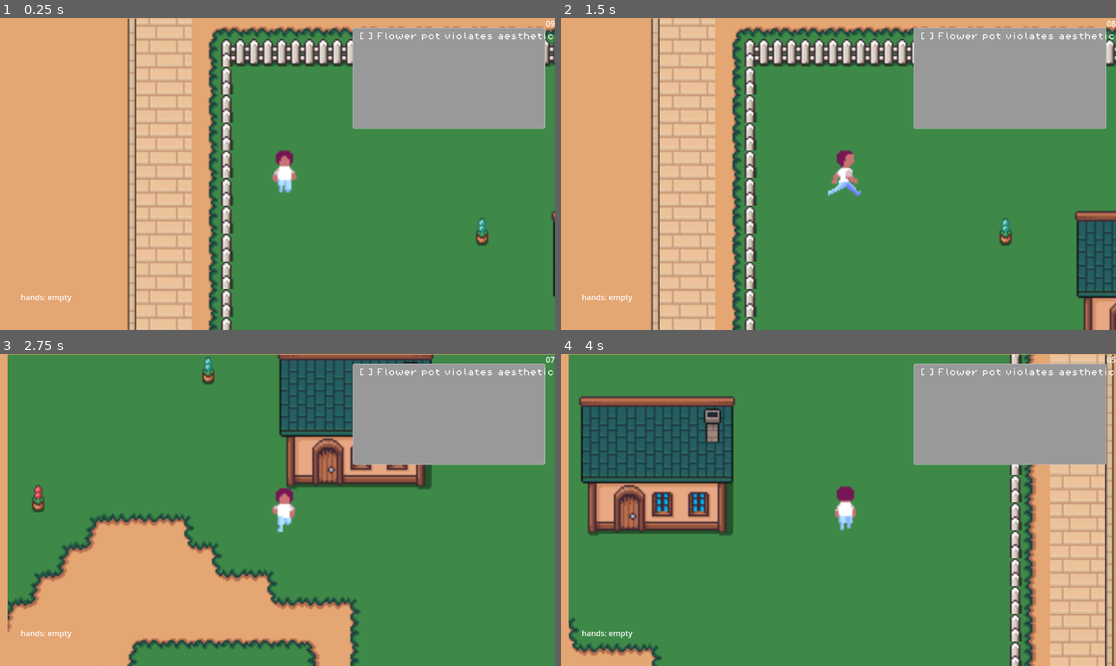
Above: before the commit, frames 1-4 (two rows, left to right).
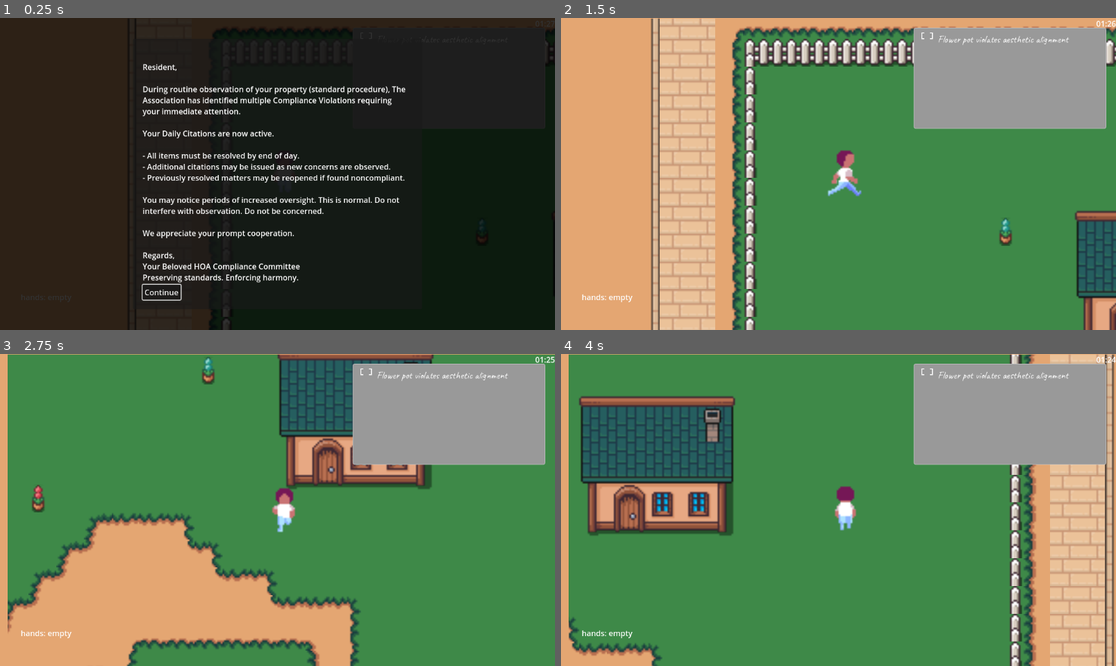
Above: after the commit, the same moments.

Repository: rae-ralston/cosmic-horror-hoa
Game: Godot game, scene res://scenes/game.tscn
Two runs of this game, one before a commit and one after it. Both use one fixed random seed, a clock stepped at 60 frames per second and the inputs below.
Inputs (mouse positions are in pixels of both pictures, inside the frame that each line leads up to):
- Up to frame 1 (0.25 s): no input
- Up to frame 2 (1.5 s): click (721, 292) at 0.5 s, where only the run after the commit has a clickable "Continue"; tap Enter (ui_accept) at 1.25 s; move the mouse to (960, 158) at 1.27 s; hold Right (ui_right) from 1.28 s (still down); hold E (interact) from 1.28 s (still down); click (960, 158) at 1.42 s
- Up to frame 3 (2.75 s): tap Enter (ui_accept) at 1.52, 1.55, 1.82, 2.1, 2.27, 2.57 s; move the mouse to (166, 525) at 2.02 s; release Right (ui_right) at 2.03 s; release E (interact) at 2.03 s; hold Down (ui_down) from 2.03 s (still down); click (166, 525) at 2.17 s; tap E (interact) at 2.3 s
- Up to frame 4 (4 s): move the mouse to (894, 441) at 2.77 s; release Down (ui_down) at 2.78 s; hold Right (ui_right) 2.78-3.53 s; hold E (interact) 2.78-3.53 s; click (894, 441) at 2.92 s; tap Enter (ui_accept) at 3.05, 3.77 s; move the mouse to (810, 572) at 3.52 s; hold Up (ui_up) from 3.53 s (still down); tap E (interact) at 3.6 s; click (810, 572) at 3.67 s

The runs differ from the first frame. In frame 1, 100% of the frame differs, in the area x 0-100%, y 0-100%; in frame 2, 0.4%; in frame 3, 0.4%; in frame 4, 0.4%.

Commit message:
add intro letter (#72)
* add intro letter

* fixing end game wip

* fix day timer

Diff:
--- a/project.godot
+++ b/project.godot
@@ -10,7 +10,7 @@
 
 [application]
 
-config/name="game jam  cosmic horro HOA"
+config/name="The Eye of the HOA"
 run/main_scene="uid://bsneu6mo1x44l"
 config/features=PackedStringArray("4.5", "Forward Plus")
 config/icon="res://icon.svg"
--- a/scenes/citation_row.tscn
+++ b/scenes/citation_row.tscn
@@ -1,7 +1,8 @@
-[gd_scene load_steps=3 format=3 uid="uid://bq8x7m2oap4k1"]
+[gd_scene load_steps=4 format=3 uid="uid://bq8x7m2oap4k1"]
 
 [ext_resource type="Script" uid="uid://clnctuxn64jq5" path="res://scripts/citation_row.gd" id="1_citation_row"]
 [ext_resource type="FontFile" uid="uid://d2kd3gmrg66o1" path="res://assets/fonts/PixelOperator8.ttf" id="2_font"]
+[ext_resource type="FontFile" uid="uid://2tb4sj2hm011" path="res://assets/fonts/Caveat-VariableFont_wght.ttf" id="3_vxjjr"]
 
 [node name="CitationRow" type="HBoxContainer"]
 script = ExtResource("1_citation_row")
@@ -20,7 +21,8 @@
 [node name="Title" type="Label" parent="RightColumn"]
 layout_mode = 2
 size_flags_horizontal = 3
-theme_override_fonts/font = ExtResource("2_font")
+theme_override_fonts/font = ExtResource("3_vxjjr")
+theme_override_font_sizes/font_size = 21
 text = "Title"
 
 [node name="Tag" type="Label" parent="RightColumn"]
--- a/scenes/game.tscn
+++ b/scenes/game.tscn
@@ -8,9 +8,10 @@
 [ext_resource type="Script" uid="uid://v7bdgn17mkfn" path="res://scenes/danger_overlay.gd" id="4_kvpfn"]
 [ext_resource type="PackedScene" uid="uid://llv2q3dauk28" path="res://scenes/citation_list_ui.tscn" id="4_vtaks"]
 [ext_resource type="Texture2D" uid="uid://byx30lok2xo3u" path="res://assets/sprites/evil_eye_sheet.png" id="5_dinhu"]
-[ext_resource type="PackedScene" uid="uid://cwdx370arffpf" path="res://scenes/EndScreenUI.tscn" id="5_endui"]
+[ext_resource type="PackedScene" uid="uid://b0tgcheqkftmo" path="res://scenes/EndScreenUI.tscn" id="5_endui"]
 [ext_resource type="PackedScene" uid="uid://j28d6tuyrgp6" path="res://scenes/timer_display.tscn" id="6_p57ef"]
 [ext_resource type="PackedScene" uid="uid://mdsr1aaoki0k" path="res://scenes/player.tscn" id="6_player"]
+[ext_resource type="PackedScene" uid="uid://dwnxilxpjb8yq" path="res://scenes/start_letter_ui.tscn" id="7_trtic"]
 [ext_resource type="PackedScene" uid="uid://dnrn256j1jnpv" path="res://scenes/placement_zone.tscn" id="9_vtaks"]
 [ext_resource type="PackedScene" uid="uid://dnws8dw5c3xsc" path="res://scenes/item.tscn" id="10_kvpfn"]
 
@@ -252,6 +253,7 @@
 [node name="EndScreenUi" parent="HUD" instance=ExtResource("5_endui")]
 
 [node name="DangerOverlay" type="Control" parent="HUD"]
+visible = false
 layout_mode = 3
 anchors_preset = 15
 anchor_right = 1.0
@@ -286,6 +288,8 @@
 sprite_frames = SubResource("SpriteFrames_nepv3")
 frame_progress = 0.60641605
 
+[node name="StartLetterUI" parent="HUD" instance=ExtResource("7_trtic")]
+
 [node name="CitationsManager" type="Node" parent="."]
 script = ExtResource("3_lnu2h")
 
--- /dev/null
+++ b/scenes/start_letter_ui.tscn
@@ -0,0 +1,61 @@
+[gd_scene load_steps=2 format=3 uid="uid://dwnxilxpjb8yq"]
+
+[ext_resource type="Script" uid="uid://clvlfw5h3xt83" path="res://scripts/start_letter_ui.gd" id="1_5uhdy"]
+
+[node name="StartLetterUI" type="Control"]
+layout_mode = 3
+anchors_preset = 15
+anchor_right = 1.0
+anchor_bottom = 1.0
+grow_horizontal = 2
+grow_vertical = 2
+script = ExtResource("1_5uhdy")
+
+[node name="Dim" type="ColorRect" parent="."]
+layout_mode = 1
+anchors_preset = 15
+anchor_right = 1.0
+anchor_bottom = 1.0
+grow_horizontal = 2
+grow_vertical = 2
+mouse_filter = 2
+color = Color(0, 0, 0, 0.80300003)
+
+[node name="Panel" type="PanelContainer" parent="."]
+custom_minimum_size = Vector2(600, 140)
+layout_mode = 1
+anchors_preset = 8
+anchor_left = 0.5
+anchor_top = 0.5
+anchor_right = 0.5
+anchor_bottom = 0.5
+offset_left = -20.0
+offset_top = -20.0
+offset_right = 20.0
+offset_bottom = 20.0
+grow_horizontal = 2
+grow_vertical = 2
+
+[node name="Margin" type="MarginContainer" parent="Panel"]
+layout_mode = 2
+theme_override_constants/margin_left = 20
+theme_override_constants/margin_top = 20
+theme_override_constants/margin_right = 20
+theme_override_constants/margin_bottom = 20
+
+[node name="VBox" type="VBoxContainer" parent="Panel/Margin"]
+layout_mode = 2
+
+[node name="Title" type="Label" parent="Panel/Margin/VBox"]
+layout_mode = 2
+
+[node name="Body" type="RichTextLabel" parent="Panel/Margin/VBox"]
+layout_mode = 2
+fit_content = true
+
+[node name="Buttons" type="HBoxContainer" parent="Panel/Margin/VBox"]
+layout_mode = 2
+
+[node name="ContinueButton" type="Button" parent="Panel/Margin/VBox/Buttons"]
+layout_mode = 2
+text = "Continue"
--- a/scripts/day_manager.gd
+++ b/scripts/day_manager.gd
@@ -5,7 +5,7 @@
 signal day_ended(win: bool)
 
 @export var day_length_sec: float = 180.0
-@export var test_mode: bool = true
+@export var test_mode: bool = false
 @export var test_day_length_sec: float = 30.0
 var is_game_over: bool = false
 
@@ -23,7 +23,12 @@
 	add_child(_timer)
 
 func start_day() -> void:
-	print("[DAY] start_day is_game_over=", is_game_over)
+	if is_game_over == false and _time_left > 0 and _timer and not _timer.is_stopped():
+		print("[DAY] start_day called but day already running; ignoring")
+		return
+	print("[DAY] start_day paused=", get_tree().paused,
+	  " timer_stopped=", _timer.is_stopped(),
+	  " timer_process_mode=", _timer.process_mode)
 	is_game_over = false
 	_time_left = day_length_sec
 	_timer.start()
@@ -49,6 +54,7 @@
 	day_tick.emit(_time_left)
 
 	if _time_left <= 0:
+		print("[DAY] timer timeout -> emitting day_ended")
 		_timer.stop()
 		is_game_over = true
 		var win := CitationsManager.are_all_active_resolved()
--- a/scripts/end_screen.gd
+++ b/scripts/end_screen.gd
@@ -31,7 +31,7 @@
 func show_result(win: bool) -> void:
 	_wire_buttons_once()
 
-	print("[END] SHOW path=", get_path(), " paused=", get_tree().paused, " time_scale=", Engine.time_scale)
+	print("[END] SHOW path=", get_path(), " time_scale=", Engine.time_scale)
 
 	visible = true
 
@@ -61,7 +61,6 @@
 
 func _do_restart() -> void:
 	print("[END] do restart")
-	get_tree().paused = false
 	Engine.time_scale = 1.0
 
 	DayManager.reset_for_new_run()
--- a/scripts/game.gd
+++ b/scripts/game.gd
@@ -1,7 +1,10 @@
 extends Control
 class_name World
 
+const START_LETTER_SCENE := preload("res://scenes/start_letter_ui.tscn")
+
 @onready var CitationsManager: Node = $CitationsManager
+@onready var Player: Node = $GameView/GameViewport/World/player
 @onready var danger_overlay: ColorRect = $HUD/DangerOverlay/DangerColor
 var day_manager: DayManager = DayManager
 
@@ -16,8 +19,6 @@
 
 func _ready() -> void:
 	day_manager.day_ended.connect(_on_day_ended)
-	day_manager.start_day()
-	CitationsManager.when_day_starts()
 
 	PhaseManager.phase_changed.connect(_on_phase_changed)
 	PhaseManager.danger_started.connect(_on_danger_started)
@@ -27,6 +28,9 @@
 	# Initialize overlay as transparent
 	if danger_overlay:
 		danger_overlay.modulate.a = 0.0
+
+	# Show intro letter FIRST, then start day on dismiss
+	show_start_letter()
 
 func _on_phase_changed(_new_phase: int) -> void:
 	pass
@@ -77,6 +81,39 @@
 
 func _on_day_ended(win: bool) -> void:
 	game_over = true
-	#get_tree().paused = true
 	print("[DAY] ended win=", win)
 	#$EndScreen.show_result(win)
+
+
+var _start_letter_showing := false
+
+func show_start_letter() -> void:
+	if _start_letter_showing:
+		return
+
+	_start_letter_showing = true
+
+	var ui := $HUD.get_node_or_null("StartLetterUI")
+	if ui == null:
+		ui = START_LETTER_SCENE.instantiate()
+		ui.name = "StartLetterUI"
+		$HUD.add_child(ui)
+
+	# Always ensure connection exists
+	if not ui.dismissed.is_connected(_on_start_letter_dismissed):
+		ui.dismissed.connect(_on_start_letter_dismissed)
+
+	Player.set_process(false)
+	Player.set_physics_process(false)
+
+	print("[WORLD] start letter active. connected=", ui.dismissed.is_connected(_on_start_letter_dismissed))
+
+func _on_start_letter_dismissed() -> void:
+	_start_letter_showing = false
+	call_deferred("_begin_run")
+
+func _begin_run() -> void:
+	Player.set_process(true)
+	Player.set_physics_process(true)
+	day_manager.start_day()
+	CitationsManager.when_day_starts()
--- a/scripts/phase_manager.gd
+++ b/scripts/phase_manager.gd
@@ -15,7 +15,7 @@
 @export var warning_bars := 8
 @export var danger_bars := 12
 
-@export var test_mode: bool = true
+@export var test_mode: bool = false
 @export var test_normal_bars := 5
 @export var test_warning_bars := 2
 @export var test_danger_bars := 3
--- /dev/null
+++ b/scripts/start_letter_ui.gd
@@ -0,0 +1,52 @@
+extends Control
+class_name StartLetterUI
+
+signal dismissed
+
+@onready var body: RichTextLabel = $Panel/Margin/VBox/Body
+@onready var continue_button: Button = $Panel/Margin/VBox/Buttons/ContinueButton
+
+const LETTER_TEXT := """Resident,
+
+During routine observation of your property (standard procedure), The Association has identified multiple Compliance Violations requiring your immediate attention.
+
+Your Daily Citations are now active.
+
+- All items must be resolved by end of day.
+- Additional citations may be issued as new concerns are observed.
+- Previously resolved matters may be reopened if found noncompliant.
+
+You may notice periods of increased oversight. This is normal. Do not interfere with observation. Do not be concerned.
+
+We appreciate your prompt cooperation.
+
+Regards,
+Your Beloved HOA Compliance Committee
+Preserving standards. Enforcing harmony.
+"""
+func _ready() -> void:
+	print("[LETTER] ready path=", get_path())
+
+	var dim := get_node_or_null("Dim")
+	if dim and dim is Control:
+		dim.mouse_filter = Control.MOUSE_FILTER_IGNORE
+
+	body.text = LETTER_TEXT
+
+	if continue_button == null:
+		push_error("[LETTER] ContinueButton path wrong - node is null")
+		return
+
+	continue_button.mouse_filter = Control.MOUSE_FILTER_STOP
+	continue_button.pressed.connect(_dismiss)
+	continue_button.grab_focus()
+
+func _unhandled_input(event: InputEvent) -> void:
+	if event.is_action_pressed("ui_accept") or event.is_action_pressed("interact"):
+		_dismiss()
+
+func _dismiss() -> void:
+	print("[LETTER] dismiss pressed")
+	#emit_signal("dismissed")
+	dismissed.emit()
+	queue_free()
Binary file added: assets/fonts/Caveat-VariableFont_wght.ttf
Not shown, added: assets/fonts/Caveat-VariableFont_wght.ttf.import
Not shown: 1 places in scenes/game.tscn that only renumber resources
Not shown, added: scripts/start_letter_ui.gd.uid
